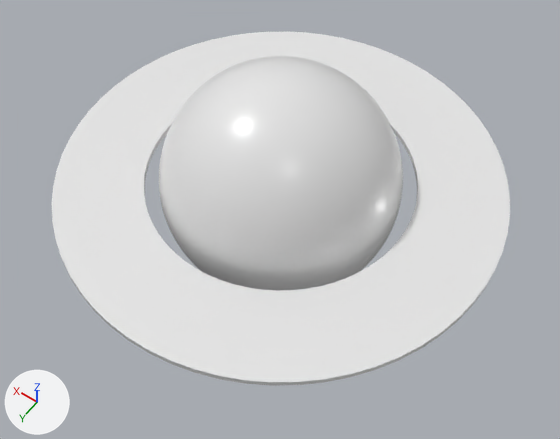
The OBJ model project/assets/models/saturn.obj as it was, and as the next commit left it.
Rendered twice from a 50 mm lens placed at (-3.07, 4.32, 6.1), pointed at (-0.18, 0.27, -0.26). Arrows for +X, +Y and +Z are at lower left; the lights stay in place. Where no turn or scale is listed for an object, it has been applied to the vertices. Vertices at the same position are counted once.

Objects in the first picture: 'Kreis', 'Kugel'.
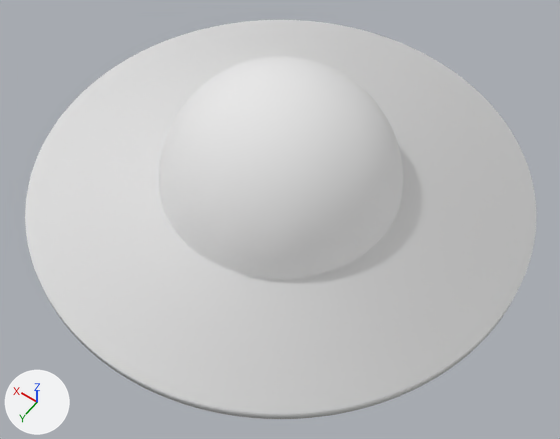
Changed parts and their boxes [x1, y1, x2, y2] in the pictures (560 x 439 px):
'Kugel', reshaped (109% wider, 69% taller): before [159, 56, 403, 291]; after [25, 20, 536, 419]
'Kreis', deleted: before [52, 32, 510, 386]
part 1 of me_kugel, added: after [25, 20, 536, 419]

The edits, one by one:
me_kugel is used by ob_kugel; location (0.0, 0.0, 0.0).
me_kugel had 8066 vertices, 16128 faces and spanned x -1.25..1.25, y -1.25..1.25, z -1.25..1.25.
me_kugel now has 8322 vertices, 16640 faces and spans x -2.59..2.59, y -2.59..2.59, z -1.25..1.25.
me_kugel part 1: 256 vertices added at x -2.59..2.59, y -2.59..2.59, z -0.09..0.03.
Object 'Kreis' (ob_kreis) is deleted.
